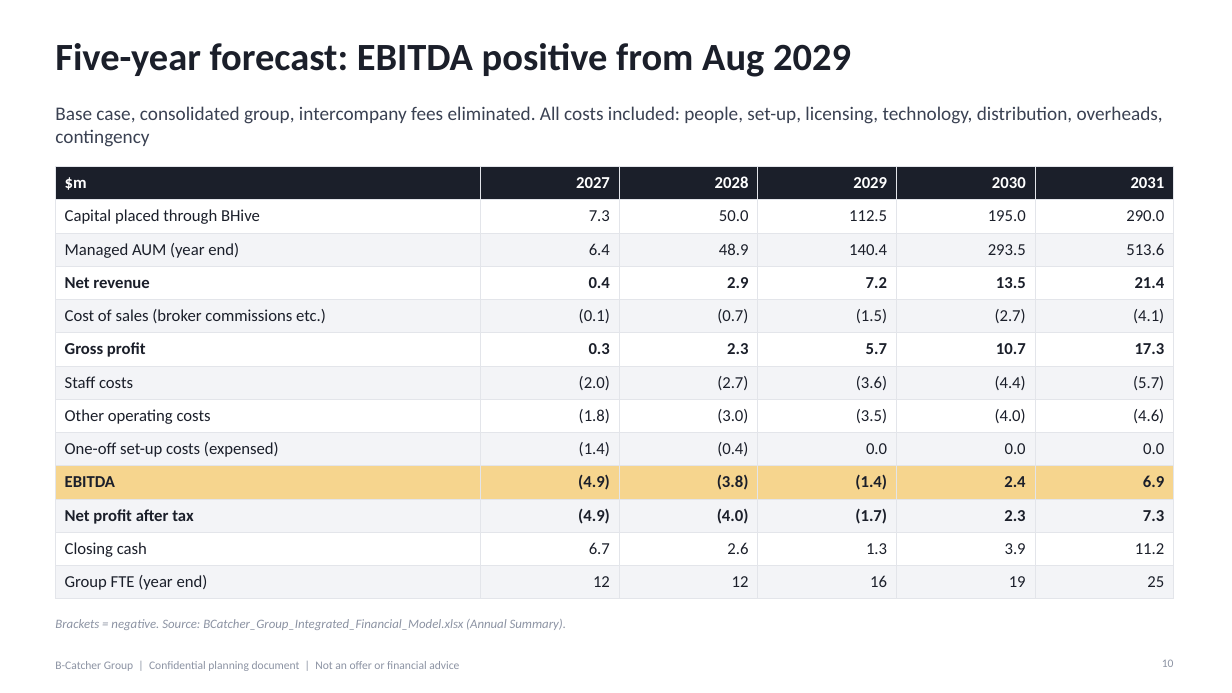
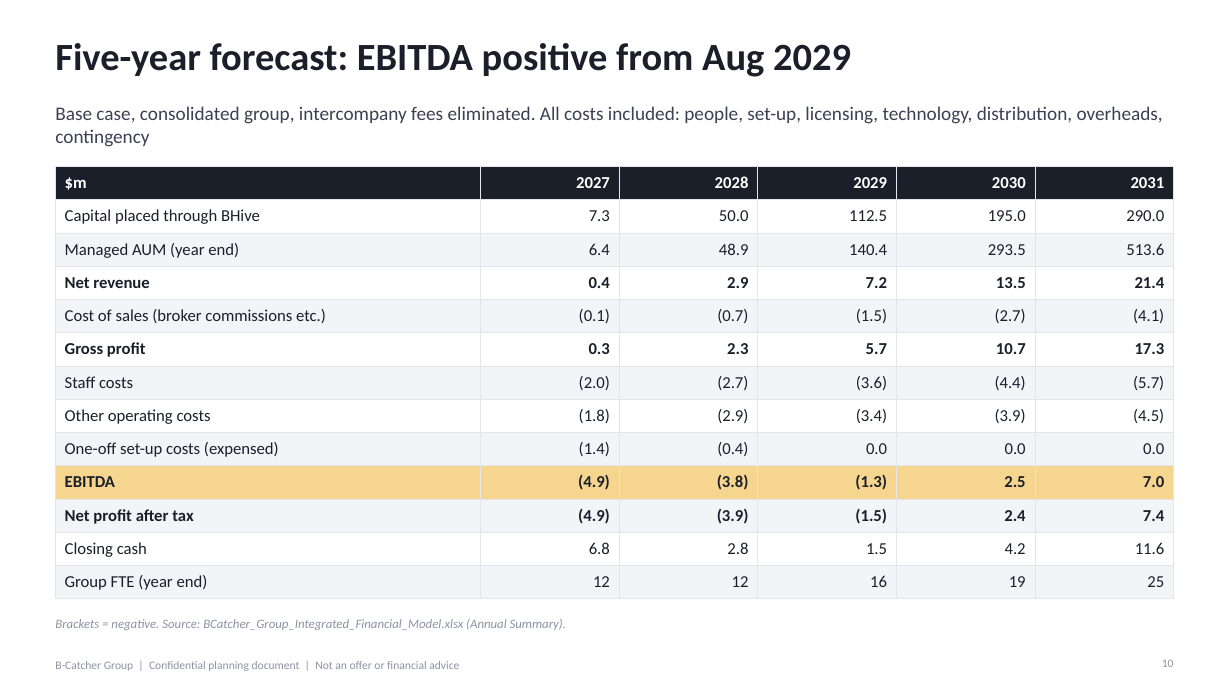
Before and after one commit to SimonQTangible/github-slideshow, a slide deck: slide 10 of bcatcher-group/BCatcher_Group_Investor_Deck_v5.pptx. Drawn at 1232x693 pixels with LibreOffice and Linux fonts; fonts in the diff are those of the drawing. Boxes give left, top, right and bottom in pixels: in the first picture for what was removed or moved away, otherwise in the second. Text is boxed around its words. In the diff, an @@ line names an element or a change of style, - is before the commit and + after.

```diff
--- a/bcatcher-group/BCatcher_Group_Investor_Deck_v5.pptx
+++ b/bcatcher-group/BCatcher_Group_Investor_Deck_v5.pptx
@@ table at (55, 166, 1174, 594) @@
-row 8: Other operating costs | (1.8) | (3.0) | (3.5) | (4.0) | (4.6)
+row 8: Other operating costs | (1.8) | (2.9) | (3.4) | (3.9) | (4.5)
-row 10: EBITDA | (4.9) | (3.8) | (1.4) | 2.4 | 6.9
+row 10: EBITDA | (4.9) | (3.8) | (1.3) | 2.5 | 7.0
-row 11: Net profit after tax | (4.9) | (4.0) | (1.7) | 2.3 | 7.3
+row 11: Net profit after tax | (4.9) | (3.9) | (1.5) | 2.4 | 7.4
-row 12: Closing cash | 6.7 | 2.6 | 1.3 | 3.9 | 11.2
+row 12: Closing cash | 6.8 | 2.8 | 1.5 | 4.2 | 11.6
```
Also in this commit, not shown: 5 other slides changed, 18 other files.
